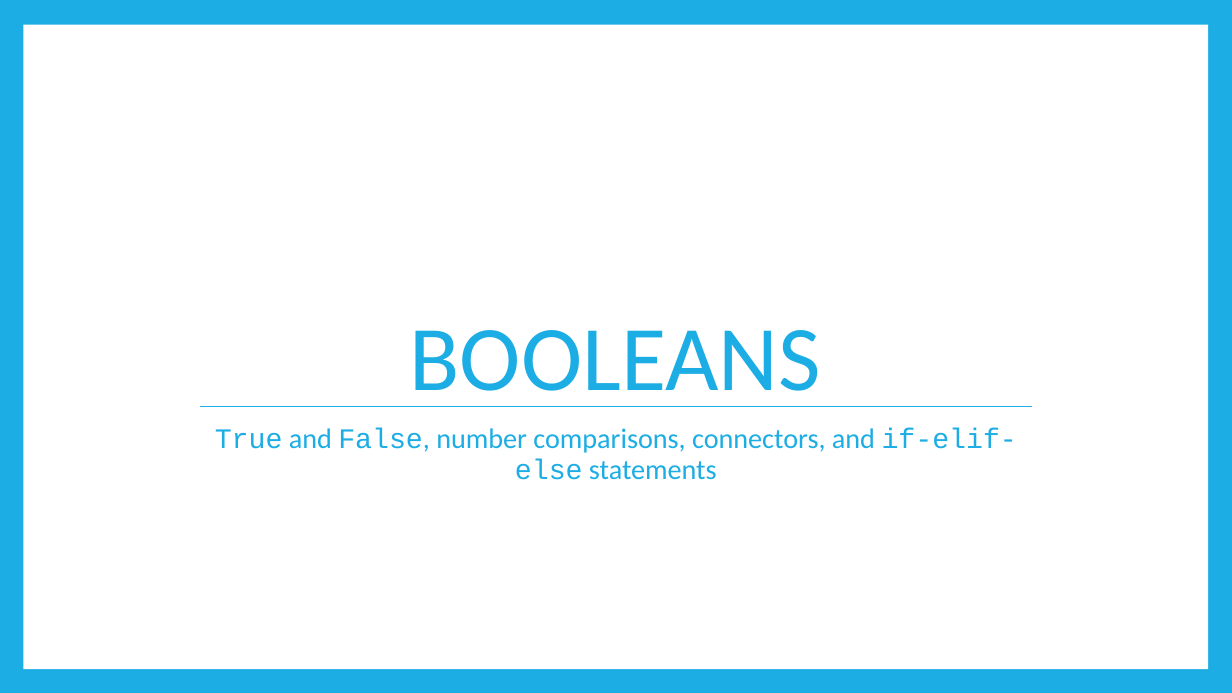
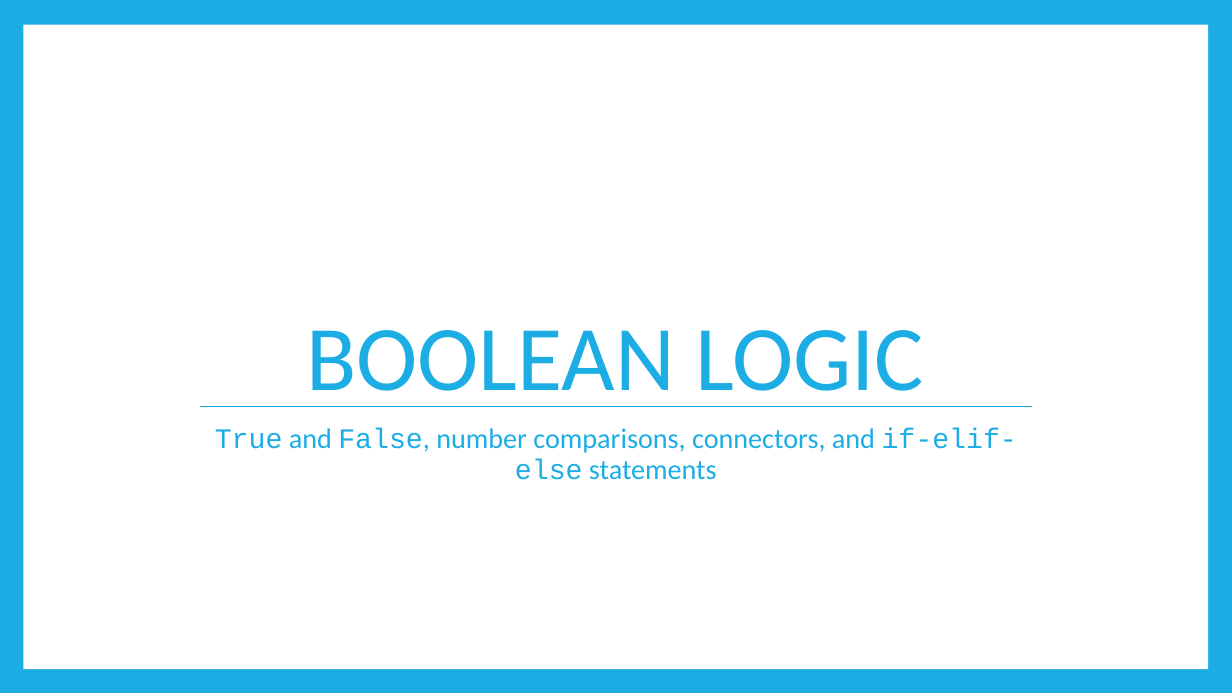
Before and after one commit to TristinSchlauch11/code-ninjas-python, a slide deck: slide 25 of Intro to Python.pptx. Drawn at 1232x693 pixels with LibreOffice and Linux fonts; fonts in the diff are those of the drawing. Boxes give left, top, right and bottom in pixels: in the first picture for what was removed or moved away, otherwise in the second. Text is boxed around its words. In the diff, an @@ line names an element or a change of style, - is before the commit and + after.

```diff
--- a/Intro to Python.pptx
+++ b/Intro to Python.pptx
@@ title at bbox=[306, 330, 925, 407]: text changed @@
-BOOLEANS
+BOOLEAN LOGIC
```
Also in this commit, not shown: 3 other files.
